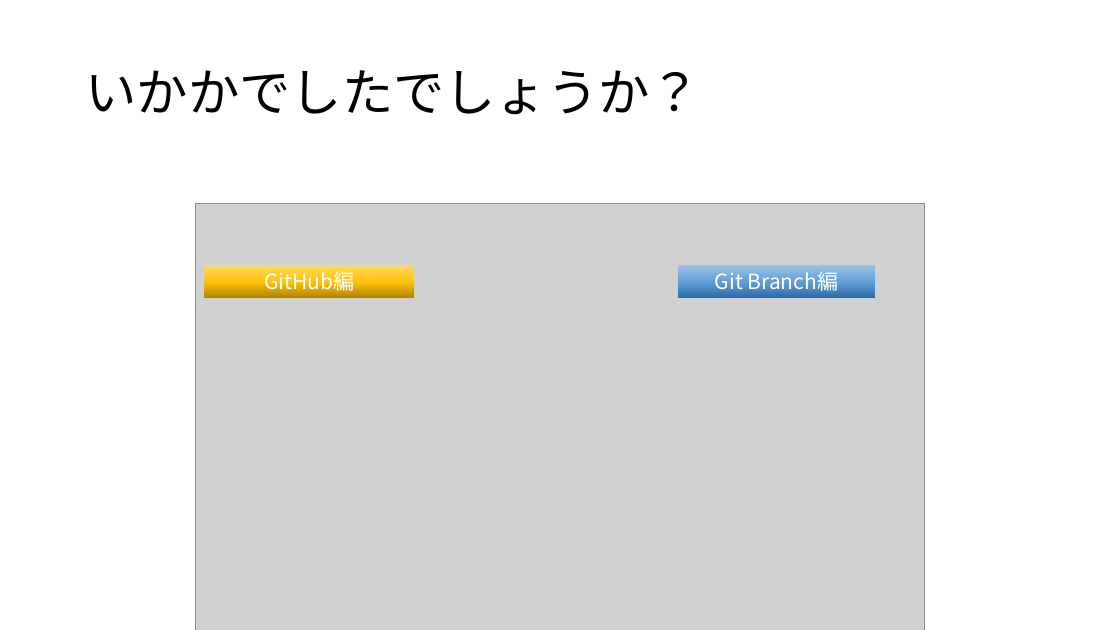
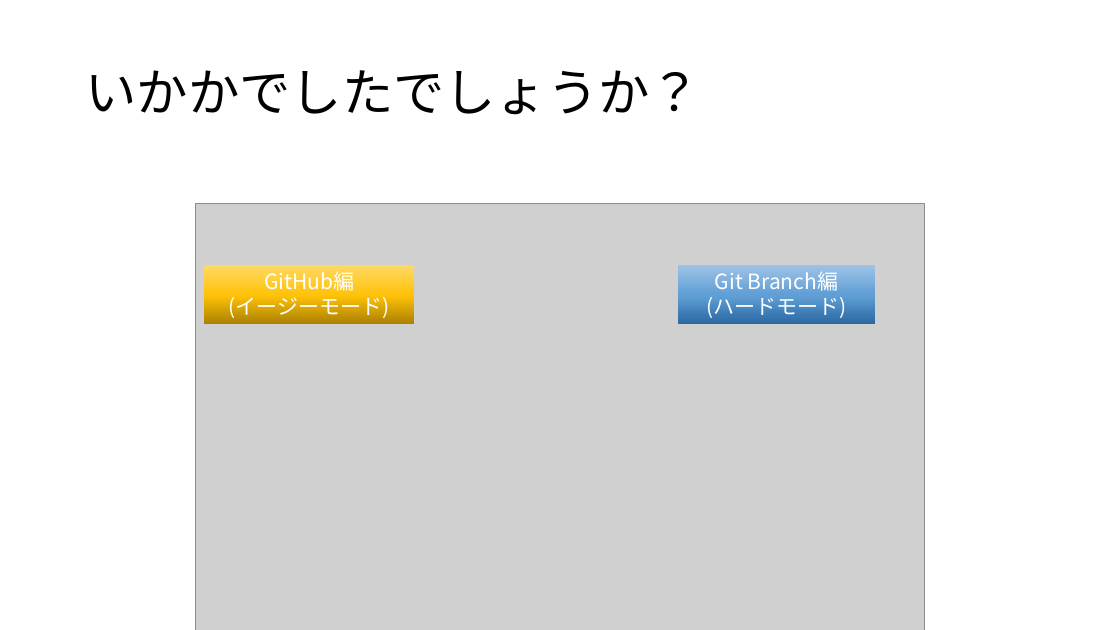
Before and after one commit to maru0519/git-edu, a slide deck: slide 28 of siryou.pptx. Drawn at 1120x630 pixels with LibreOffice and Linux fonts; fonts in the diff are those of the drawing; grey boxes stand for pictures. Boxes give left, top, right and bottom in pixels: in the first picture for what was removed or moved away, otherwise in the second. Text is boxed around its words. In the diff, an @@ line names an element or a change of style, - is before the commit and + after.

```diff
--- a/siryou.pptx
+++ b/siryou.pptx
@@ rectangle "GitHub編": place and size @@
-rectangle "GitHub編" at [204,265,414,298]
+rectangle "GitHub編" at [204,265,414,324]
@@ rectangle "Git Branch編": place and size @@
-rectangle "Git Branch編" at [678,265,876,298]
+rectangle "Git Branch編" at [678,265,876,324]
@@ text in rectangle at [229,297,390,320]: paragraph added @@
+(イージーモード)
@@ text in rectangle at [706,297,846,318]: paragraph added @@
+(ハードモード)
```
Also in this commit, not shown: 4 other slides changed.
